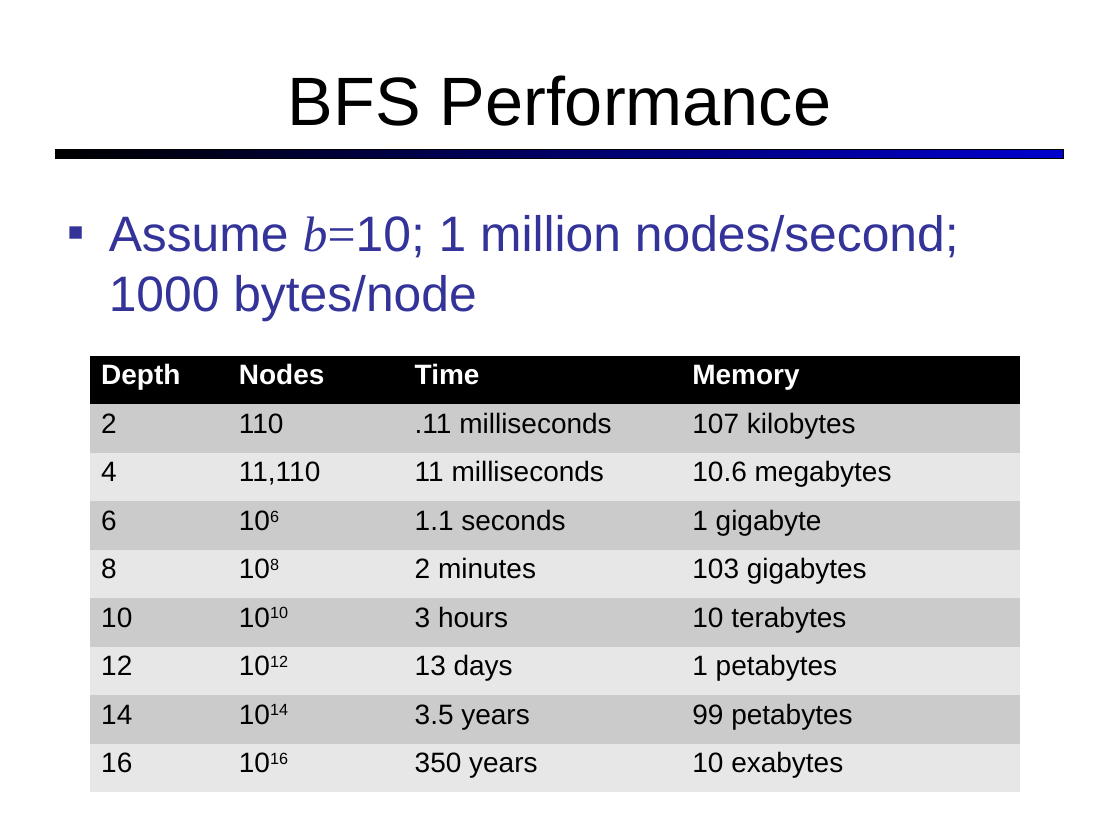
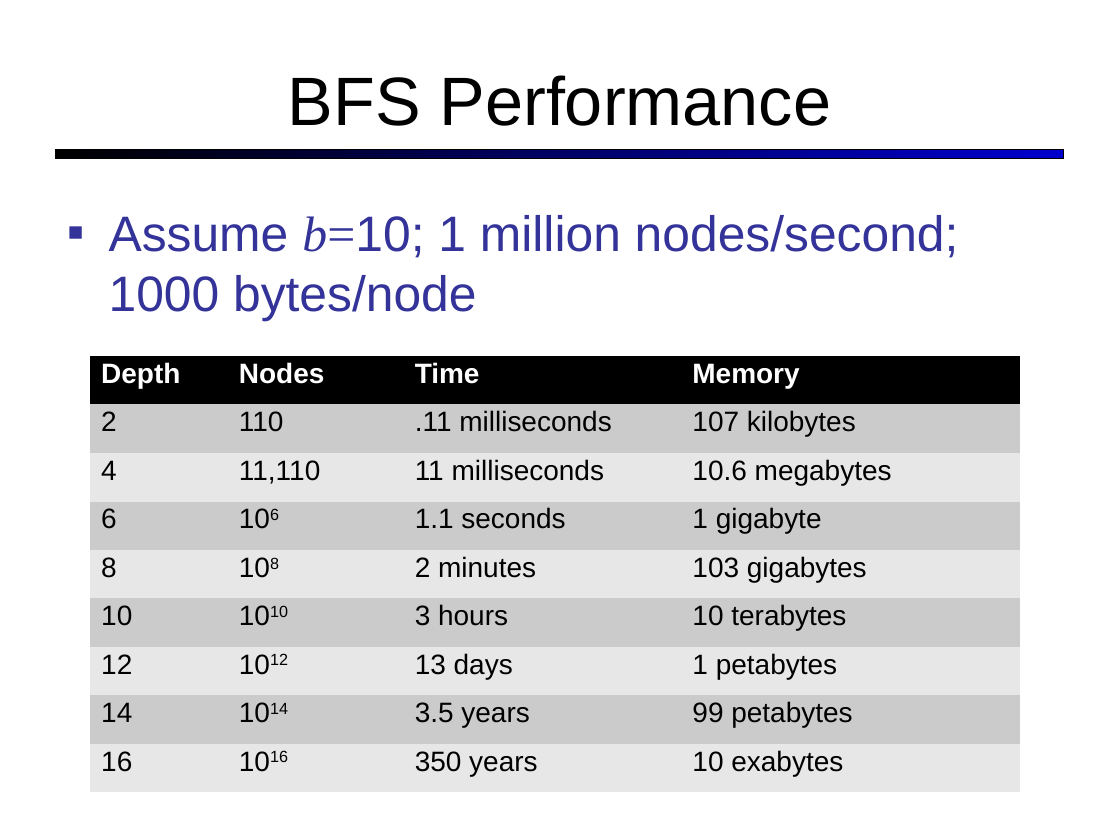
Before and after one commit to ProfessorX/CIS604, a slide deck: slide 34 of Notes/search_uninformed.ppt. Drawn at 1120x840 pixels with LibreOffice and Linux fonts; fonts in the diff are those of the drawing. Boxes give left, top, right and bottom in pixels: in the first picture for what was removed or moved away, otherwise in the second. Text is boxed around its words. In the diff, an @@ line names an element or a change of style, - is before the commit and + after.

```diff
--- a/Notes/search_uninformed.ppt
+++ b/Notes/search_uninformed.ppt
@@ table at box(91, 356, 1020, 793) @@
@@ line spacing 0.93 to 0.87 @@
```
Also in this commit, not shown: 22 other slides changed, 6 other files.
